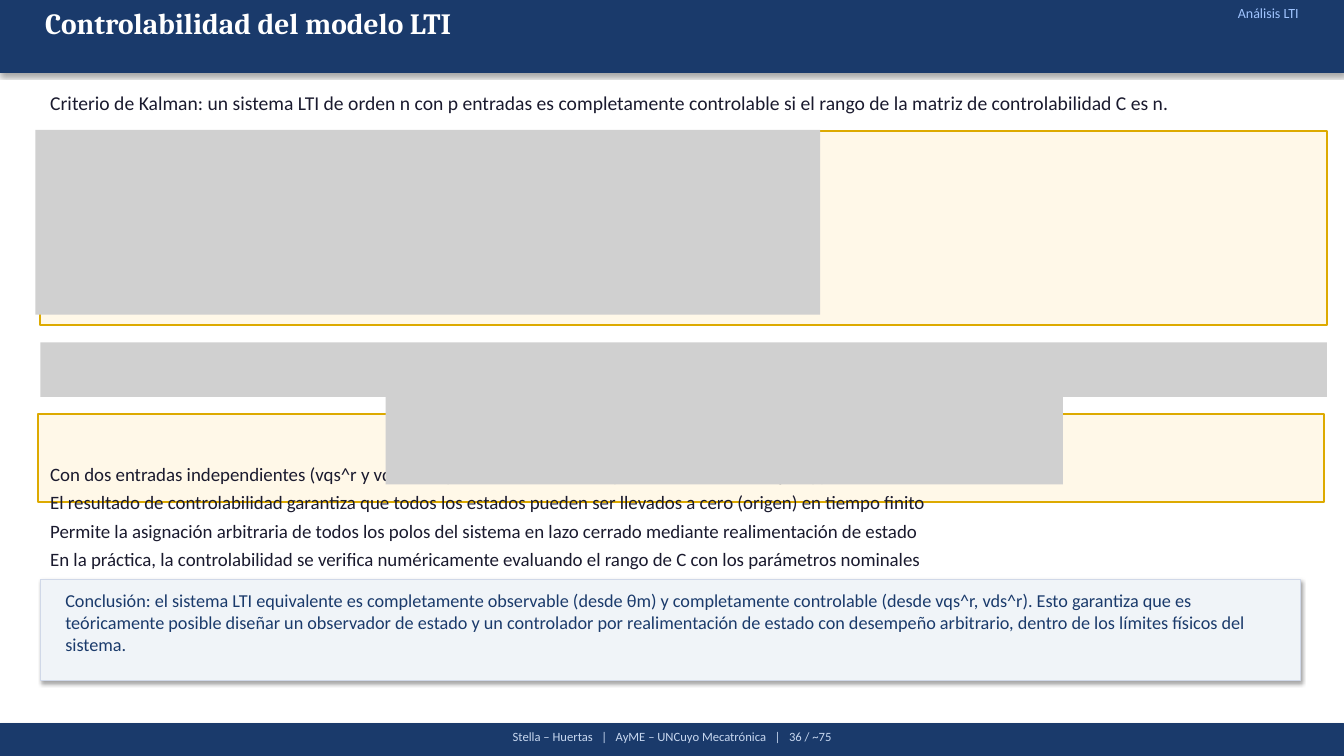
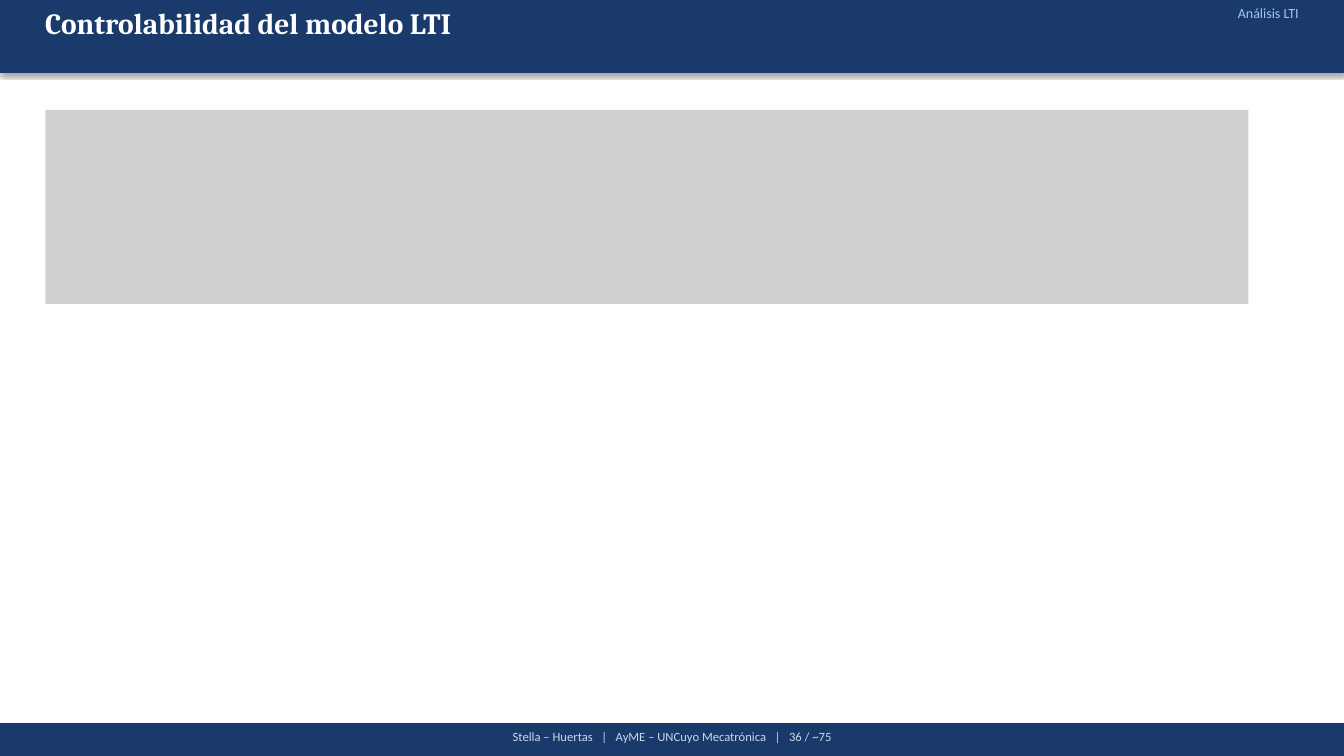
Before and after one commit to Juan-Stella/Automatica-y-maquinas-electricas-final, a slide deck: slide 39 of Presentación/AyME_Stella_Huertas_Presentacion1.pptx. Drawn at 1344x756 pixels with LibreOffice and Linux fonts; fonts in the diff are those of the drawing; grey boxes stand for pictures. Boxes give left, top, right and bottom in pixels: in the first picture for what was removed or moved away, otherwise in the second. Text is boxed around its words. In the diff, an @@ line names an element or a change of style, - is before the commit and + after.

```diff
--- a/Presentación/AyME_Stella_Huertas_Presentacion1.pptx
+++ b/Presentación/AyME_Stella_Huertas_Presentacion1.pptx
@@ picture: place and size @@
-picture at [35,130,821,315]
+picture at [45,110,1249,303]
@@ text removed at [50,96,1168,114] @@
-Criterio de Kalman: un sistema LTI de orden n con p entradas es completamente controlable si el rango de la matriz de controlabilidad C es n.
@@ rectangle removed at [40,131,1328,325] @@
@@ picture removed at [40,343,1328,397] @@
@@ picture removed at [386,380,1064,485] @@
@@ rectangle removed at [37,413,1325,502] @@
@@ text removed at [50,466,924,570] @@
-Con dos entradas independientes (vqs^r y vds^r) es posible controlar independientemente los ejes q y d
-El resultado de controlabilidad garantiza que todos los estados pueden ser llevados a cero (origen) en tiempo finito
-Permite la asignación arbitraria de todos los polos del sistema en lazo cerrado mediante realimentación de estado
-En la práctica, la controlabilidad se verifica numéricamente evaluando el rango de C con los parámetros nominales
@@ rectangle removed at [40,580,1301,681] @@
@@ text removed at [65,594,1245,651] @@
-Conclusión: el sistema LTI equivalente es completamente observable (desde θm) y completamente controlable (desde vqs^r, vds^r). Esto garantiza que es teóricamente posible diseñar un observador de estado y un controlador por realimentación de estado con desempeño arbitrario, dentro de los límites físicos del sistema.
```
Also in this commit, not shown: 5 other slides changed, 1 slide added, 1 other file.
